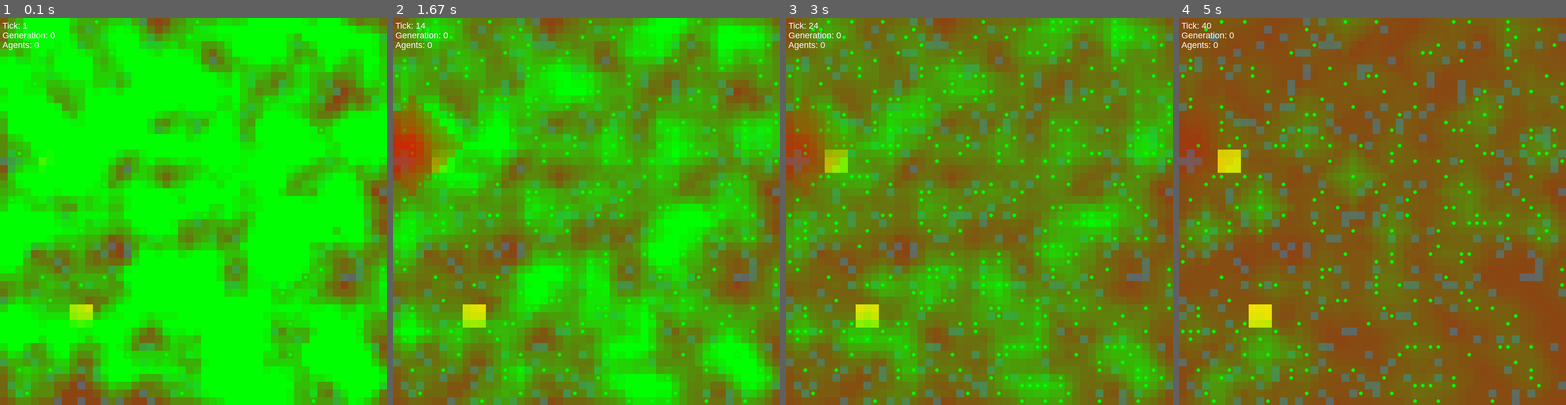
Above: before the commit, frames 1-4 (left to right).
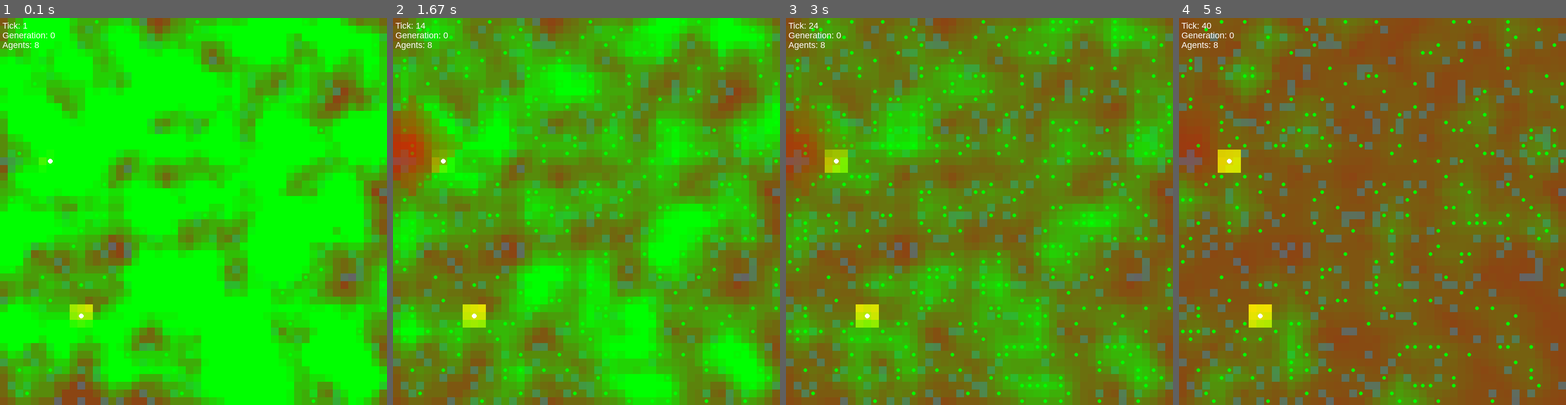
Above: after the commit, the same moments.

Repository: GNNBiT/AinALife
Game: pygame game, started from main.py
Same seed, same stepped clock (60 frames per second), same inputs: the game is played once before the commit and once after it.
Inputs:
- Up to frame 1 (0.1 s): no input
- Up to frame 2 (1.67 s): tap Space at 0.33, 0.73, 1.23, 1.57 s
- Up to frame 3 (3 s): tap Space at 2.07, 2.37, 2.63, 2.97 s; tap S at 2.15 s
- Up to frame 4 (5 s): tap Space at 3.4, 3.8, 4.1, 4.47, 4.87 s; tap S at 3.48, 4.95 s

The runs differ from the first frame. In frame 1, 0.9% of the frame differs, in the area x 8-76%, y 6-90%; in frame 2, 5.4%; in frame 3, 3.0%; in frame 4, 8.2%, in the area x 0-88%, y 0-100%.

Commit message:
Изменения в main, новые модули, .pyc случайно залетели

Diff:
--- a/main.py
+++ b/main.py
@@ -5,11 +5,11 @@
 from world.render.controls import get_controls_state
 from world.render.ui_state import UIState
 from world.render.pygame_render import init_display, render_world
-from world.config import TILE_SIZE
+from world.config import TILE_SIZE, MAX_KNOWN_COLONIES
 
 def main():
     # Инициализация мира
-    manager = WorldManager(colony_count=2)
+    manager = WorldManager(colony_count=MAX_KNOWN_COLONIES)
     ui_state = UIState()
 
     # Окно pygame
--- /dev/null
+++ b/models/ant_brain.py
@@ -0,0 +1,72 @@
+from input_data import InputData
+from world.config import TILE_TYPES
+import random
+
+
+class AntBrain:
+    def __init__(self, genes=None):
+        pass
+
+    @staticmethod
+    def gather_input_data(ant, world):
+        x, y = ant.get_position()
+        colony = next((c for c in world.colonies if c.nest_center == world.nest_positions[ant.colony_id]), None)
+
+        # Визуальная зона
+        vision_tiles = []
+        visible_allies = []
+
+        for dx in range(-ant.vision_range, ant.vision_range + 1):
+            for dy in range(-ant.vision_range, ant.vision_range + 1):
+                tx, ty = x + dx, y + dy
+                if not world.world_map.in_bounds(tx, ty):
+                    continue
+                tile = world.world_map.get_tile(tx, ty)
+
+                tile_type = tile.type
+                object_type = next((obj.type for obj in tile.objects.values()), None)
+
+                ant_info = None
+                for other_ant in world.ants:
+                    if other_ant.id != ant.id and other_ant.get_position() == (tx, ty):
+                        ant_info = {"id": other_ant.id, "colony_id": other_ant.colony_id}
+                        if other_ant.colony_id == ant.colony_id:
+                            respect = ant.respect.get(other_ant.id, 0.0)
+                            visible_allies.append({"id": other_ant.id, "dx": dx, "dy": dy, "respect": respect})
+                        break
+
+                vision_tiles.append({
+                    "dx": dx,
+                    "dy": dy,
+                    "tile_type": tile_type,
+                    "object_type": object_type,
+                    "ant": ant_info
+                })
+
+        # Сбор запахов
+        scent_map = []
+        for dx in range(-ant.scent_radius, ant.scent_radius + 1):
+            for dy in range(-ant.scent_radius, ant.scent_radius + 1):
+                tx, ty = x + dx, y + dy
+                if not world.world_map.in_bounds(tx, ty):
+                    continue
+                scents = world.world_map.scent_map.get_all(tx, ty)
+                scent_map.append({"dx": dx, "dy": dy, "scents": scents})
+
+        return InputData(
+            position=(x, y),
+            facing=ant.facing,
+            energy=ant.energy,
+            hunger=ant.hunger,
+            health=ant.health,
+            carrying=ant.status.get("carrying").type if ant.status.get("carrying") else None,
+
+            nest_position=colony.nest_center if colony else None,
+            colony_id=ant.colony_id,
+            colony_relations=colony.relationships if colony else {},
+
+            vision_tiles=vision_tiles,
+            visible_allies=visible_allies,
+
+            scent_map=scent_map
+        )
--- /dev/null
+++ b/models/input_data.py
@@ -0,0 +1,34 @@
+class InputData:
+    def __init__(
+        self,
+        position,           # (x, y)
+        facing,             # (dx, dy)
+        energy,             # float
+        hunger,             # float
+        health,             # float
+        carrying,           # str | None
+
+        nest_position,      # (x, y)
+        colony_id,          # int
+        colony_relations,   # dict[colony_id -> trust]
+
+        vision_tiles,       # list of dicts: {dx, dy, tile_type, object_type, ant_info?}
+        visible_allies,     # list of dicts: {id, dx, dy, respect}
+
+        scent_map,          # list of dicts: {dx, dy, scents: list[{"type", "colony_id", "intensity"}]}
+    ):
+        self.position = position
+        self.facing = facing
+        self.energy = energy
+        self.hunger = hunger
+        self.health = health
+        self.carrying = carrying
+
+        self.nest_position = nest_position
+        self.colony_id = colony_id
+        self.colony_relations = colony_relations
+
+        self.vision_tiles = vision_tiles
+        self.visible_allies = visible_allies
+
+        self.scent_map = scent_map
--- a/world/config.py
+++ b/world/config.py
@@ -84,7 +84,8 @@
 DEFAULT_SEED = 1
 OBSTACLE_DENSITY = 0.1
 FOOD_DENSITY = 0.15
-MAX_KNOWN_COLONIES = 4
+MAX_KNOWN_COLONIES = 2
+ANT_COUNT_PER_COLONY = 4
 
 # === Поведение мира ===
 TICKS_PER_GENERATION = 1000
--- a/world/core/generator.py
+++ b/world/core/generator.py
@@ -7,8 +7,9 @@
     TILE_TYPES,
     OBSTACLE_DENSITY,
     FOOD_DENSITY,
-    DEFAULT_SEED
+    DEFAULT_SEED, ANT_COUNT_PER_COLONY
 )
+from world.entities.ant import Ant
 from world.entities.object import Berry
 
 
@@ -19,8 +20,9 @@
     nests = place_nests(world_map, colony_count)
     place_obstacles(world_map)
     place_food(world_map)
+    ants = spawn_colony_ants(nests)
 
-    return world_map, nests
+    return world_map, nests, ants
 
 def place_obstacles(world_map):
     for y in range(world_map.height):
@@ -65,6 +67,14 @@
         attempts += 1
     return nests
 
+def spawn_colony_ants(nests):
+    ants = []
+    for colony_id, nest in enumerate(nests):
+        for _ in range(ANT_COUNT_PER_COLONY):
+            ant = Ant(colony_id=colony_id, x=nest[0], y=nest[1])
+            ants.append(ant)
+    return ants
+
 def is_area_clear(world_map, x, y, size=3, min_dist=10, existing=None):
     if existing is None:
         existing = []
--- a/world/world_manager.py
+++ b/world/world_manager.py
@@ -30,8 +30,8 @@
         self.colonies = []
         self.reset_world()
 
-    def reset_world(self):
-        self.world_map, self.nest_positions = generate_map(
+    def reset_world(self, first_get = False):
+        self.world_map, self.nest_positions, self.ants = generate_map(
             self.width, self.height, self.colony_count
         )
         self.conditions = WorldConditions()
